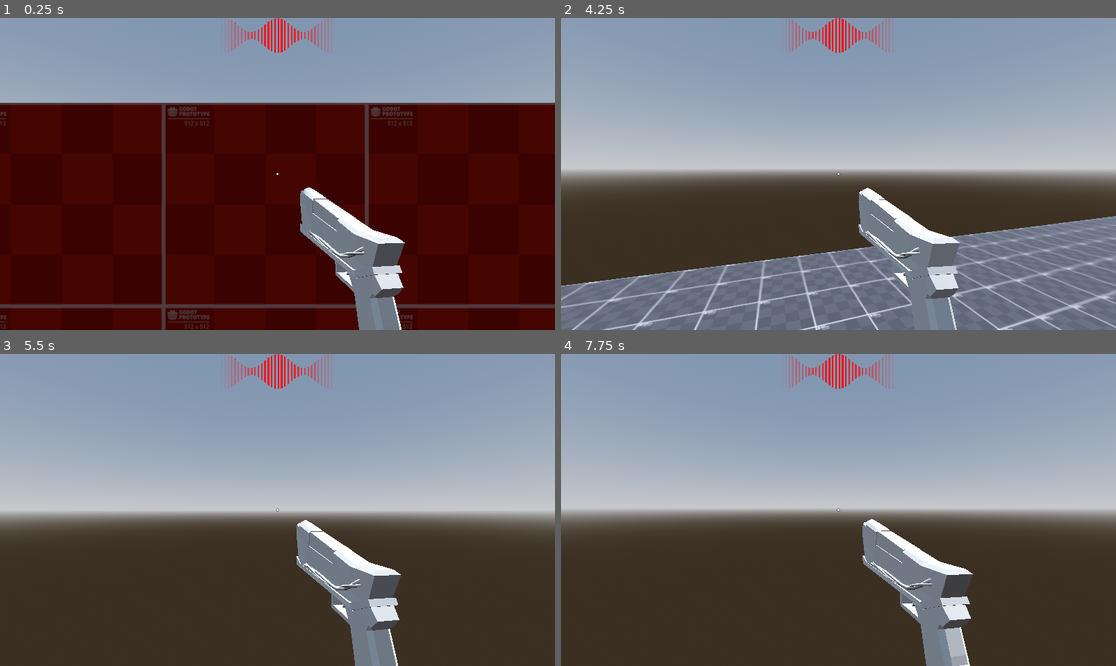
Above: before the commit, frames 1-4 (two rows, left to right).
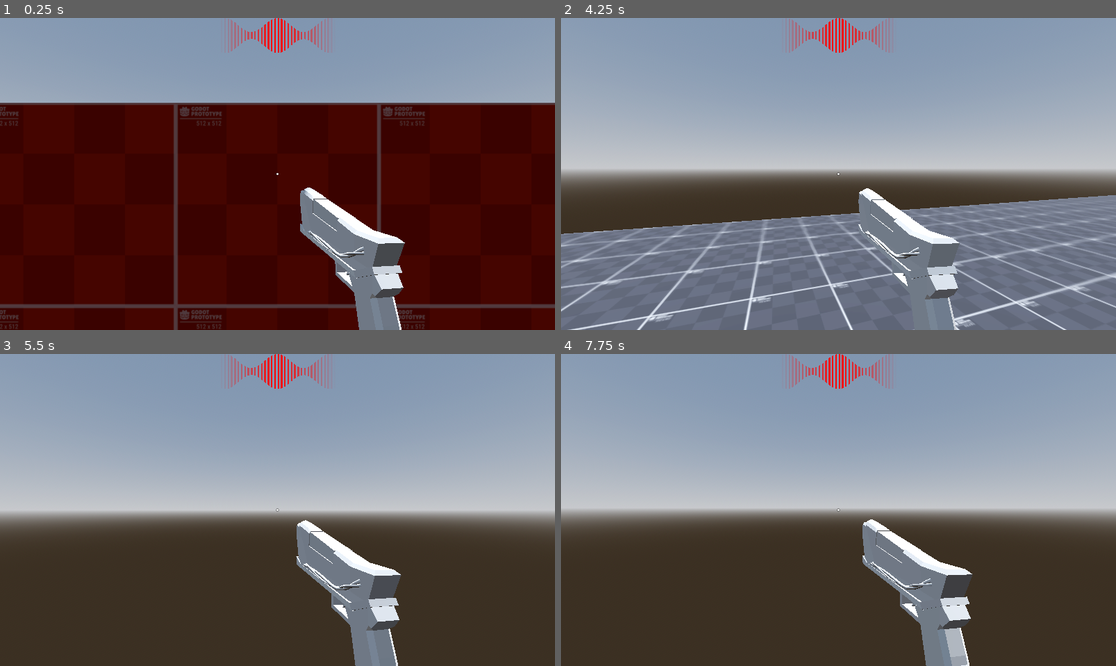
Above: after the commit, the same moments.

Repository: WasteIy/GameOff2025
Game: Godot game, scene res://Scenes/Levels/debug_level.tscn
Same seed, same stepped clock (60 frames per second), same inputs: the game is played once before the commit and once after it.
Inputs (mouse positions are in pixels of both pictures, inside the frame that each line leads up to):
- Up to frame 1 (0.25 s): no input
- Up to frame 2 (4.25 s): move the mouse to (866, 174) at 0.52 s; hold W (move_forward) from 0.53 s (still down); tap Space (jump) at 0.6, 0.77, 1.07, 1.52, 1.55, 1.82, 2.3, 3.02, 3.05, 3.32, 3.6, 3.77, 4.07 s; click (866, 174) at 0.67 s; move the mouse to (810, 174) at 1.27 s; tap Ctrl (crouch) at 1.35 s; move the mouse to (849, 167) at 2.02 s; hold Shift (run) 2.03-2.78 s; move the mouse to (832, 180) at 2.77 s; click (832, 180) at 2.85 s; move the mouse to (877, 177) at 3.52 s
- Up to frame 3 (5.5 s): keep holding W (move_forward); move the mouse to (233, 506) at 4.27 s; tap Ctrl (crouch) at 4.35 s; tap Space (jump) at 4.52, 4.55, 4.82, 5.3 s; move the mouse to (283, 510) at 5.02 s; hold Shift (run) from 5.03 s (still down); click (283, 510) at 5.17 s
- Up to frame 4 (7.75 s): move the mouse to (816, 503) at 5.77 s; release W (move_forward) at 5.78 s; release Shift (run) at 5.78 s; hold D (move_right) 5.78-6.53 s; click (816, 503) at 5.85 s; tap Space (jump) at 6.02, 6.05, 6.32, 6.6, 6.77, 7.07, 7.52, 7.55 s; move the mouse to (866, 510) at 6.52 s; hold W (move_forward) from 6.53 s (still down); move the mouse to (810, 510) at 7.27 s; tap Ctrl (crouch) at 7.35 s; click (810, 510) at 7.42 s

The runs differ from the first frame. In frame 1, 2.3% of the frame differs, in the area x 0-77%, y 27-100%; in frame 2, 16%, in the area x 0-100%, y 54-100%; in frame 3, less than 0.1%; in frame 4, 0.2%.

Commit message:
Fix min velocity bug + Crouch walk animation

Diff:
--- a/Scenes/Player/State Machine/crouch_state.gd
+++ b/Scenes/Player/State Machine/crouch_state.gd
@@ -1,8 +1,10 @@
 class_name CrouchState extends State
 
 var character : CharacterBody3D
+var top_animation_speed = 5.0
 
 func enter(character_reference : CharacterBody3D) -> void:
+	state_machine.animation.play("walk", -1.0, 1.0)
 	character = character_reference
 
 	character.move_speed = character.crouch_speed
@@ -20,6 +22,12 @@
 	character.apply_gravity(delta)
 	check_input()
 	move(delta)
+	set_animation_speed(character.velocity.length())
+
+func set_animation_speed(speed):
+	var alpha = remap(speed, 0.0, character.max_speed, 0.0, 2.0)
+	state_machine.animation.speed_scale = lerp(0.0, top_animation_speed, alpha)
+
 
 func check_if_floor() -> void:
 	if !character.is_on_floor() and !character.is_on_wall():
--- a/Scenes/Player/State Machine/walk_state.gd
+++ b/Scenes/Player/State Machine/walk_state.gd
@@ -28,9 +28,13 @@
 	move(delta)
 
 func set_animation_speed(speed):
+	var min_speed_threshold := 0.7
+	if speed < min_speed_threshold:
+		state_machine.animation.speed_scale = 0.0
+		return
+
 	var alpha = remap(speed, 0.0, character.max_speed, 0.0, 2.0)
 	state_machine.animation.speed_scale = lerp(0.0, top_animation_speed, alpha)
-
 
 func check_if_floor():
 	if !character.is_on_floor() and !character.is_on_wall():
--- a/Scenes/Player/player.gd
+++ b/Scenes/Player/player.gd
@@ -110,11 +110,14 @@
 		if state_machine.current_state.name != "SlideState":
 			slide_time = slide_time_reference
 
-func apply_gravity(delta : float):
-	# Se o personagem vai pra cima, aplica a jump_velocity
-	# Se não, a fall-velocity
-	if velocity.y >= 0.0: velocity.y += jump_gravity * delta
-	elif velocity.y < 0.0: velocity.y += fall_gravity * delta
+func apply_gravity(delta: float):
+	if not is_on_floor():
+		if velocity.y >= 0.0:
+			velocity.y += jump_gravity * delta
+		else:
+			velocity.y += fall_gravity * delta
+	else:
+		velocity.y = 0.0
 
 func update_properties():
 	last_frame_position = position
--- a/Scenes/Player/player.tscn
+++ b/Scenes/Player/player.tscn
@@ -38,6 +38,18 @@
 "update": 0,
 "values": [Vector3(0, -0.05, 0)]
 }
+tracks/2/type = "value"
+tracks/2/imported = false
+tracks/2/enabled = true
+tracks/2/path = NodePath("CameraController/Camera:position")
+tracks/2/interp = 1
+tracks/2/loop_wrap = true
+tracks/2/keys = {
+"times": PackedFloat32Array(0),
+"transitions": PackedFloat32Array(1),
+"update": 0,
+"values": [Vector3(0, 0, 0)]
+}
 
 [sub_resource type="Animation" id="Animation_oikmp"]
 resource_name = "crouch"
@@ -46,7 +58,7 @@
 tracks/0/imported = false
 tracks/0/enabled = true
 tracks/0/path = NodePath("Collision:shape:height")
-tracks/0/interp = 1
+tracks/0/interp = 2
 tracks/0/loop_wrap = true
 tracks/0/keys = {
 "times": PackedFloat32Array(0, 1),
@@ -58,13 +70,25 @@
 tracks/1/imported = false
 tracks/1/enabled = true
 tracks/1/path = NodePath("Collision:position")
-tracks/1/interp = 1
+tracks/1/interp = 2
 tracks/1/loop_wrap = true
 tracks/1/keys = {
 "times": PackedFloat32Array(0, 1),
 "transitions": PackedFloat32Array(1, 1),
 "update": 0,
 "values": [Vector3(0, -0.05, 0), Vector3(0, -0.25, 0)]
+}
+tracks/2/type = "value"
+tracks/2/imported = false
+tracks/2/enabled = true
+tracks/2/path = NodePath("CameraController/Camera:position")
+tracks/2/interp = 2
+tracks/2/loop_wrap = true
+tracks/2/keys = {
+"times": PackedFloat32Array(0, 0.98553884),
+"transitions": PackedFloat32Array(1, 1),
+"update": 0,
+"values": [Vector3(0, 0, 0), Vector3(0, -0.4, 0)]
 }
 
 [sub_resource type="Animation" id="Animation_06tpx"]
@@ -83,8 +107,8 @@
 tracks/0/interp = 1
 tracks/0/loop_wrap = true
 tracks/0/keys = {
-"handle_modes": PackedInt32Array(3, 2, 3, 0, 0),
-"points": PackedFloat32Array(0.00041122735, -0.17269254, -7.102359e-05, 0.17269254 …(239 unchanged characters)…
+"handle_modes": PackedInt32Array(0, 2, 3, 0, 0),
+"points": PackedFloat32Array(0.0004112292, -0.17269254, -7.102359e-05, 0.17269254 …(239 unchanged characters)…
 "times": PackedFloat32Array(0, 0.5, 1, 1.5, 2)
 }
 tracks/1/type = "bezier"
@@ -137,7 +161,7 @@
 mesh = SubResource("CapsuleMesh_oikmp")
 
 [node name="CameraController" type="Node3D" parent="."]
-transform = Transform3D(1, 0, 0, 0, 1, 0, 0, 0, 1, 0.06045824, 0.6500281, 0)
+transform = Transform3D(1, 0, 0, 0, 1, 0, 0, 0, 1, 0.0005229846, 0.649903, 0)
 script = ExtResource("2_mtuoh")
 
 [node name="Camera" type="Camera3D" parent="CameraController"]
